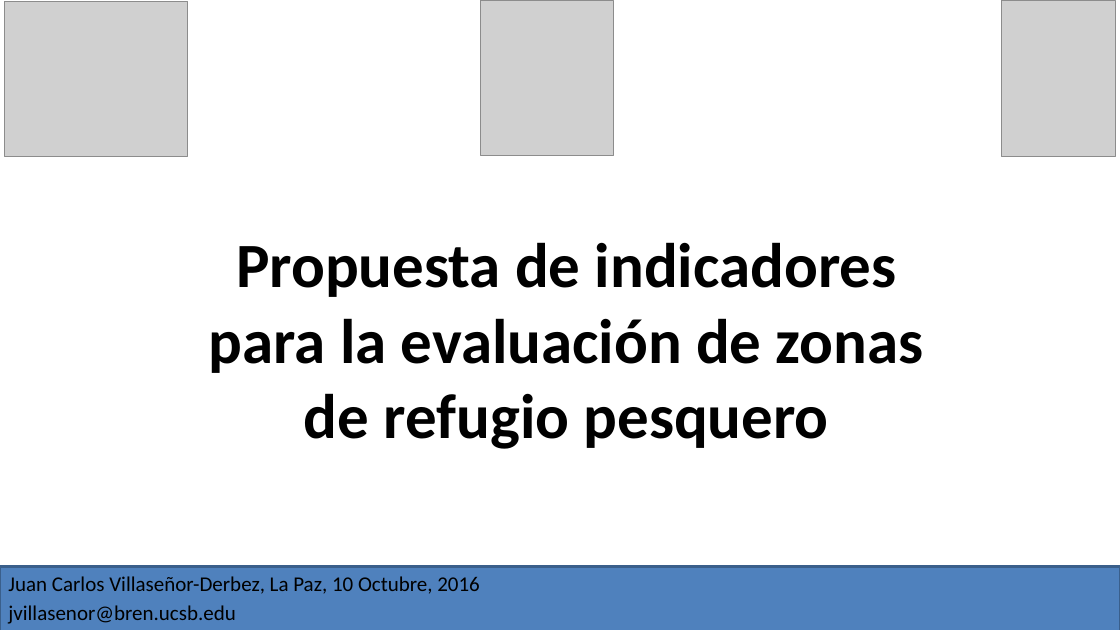
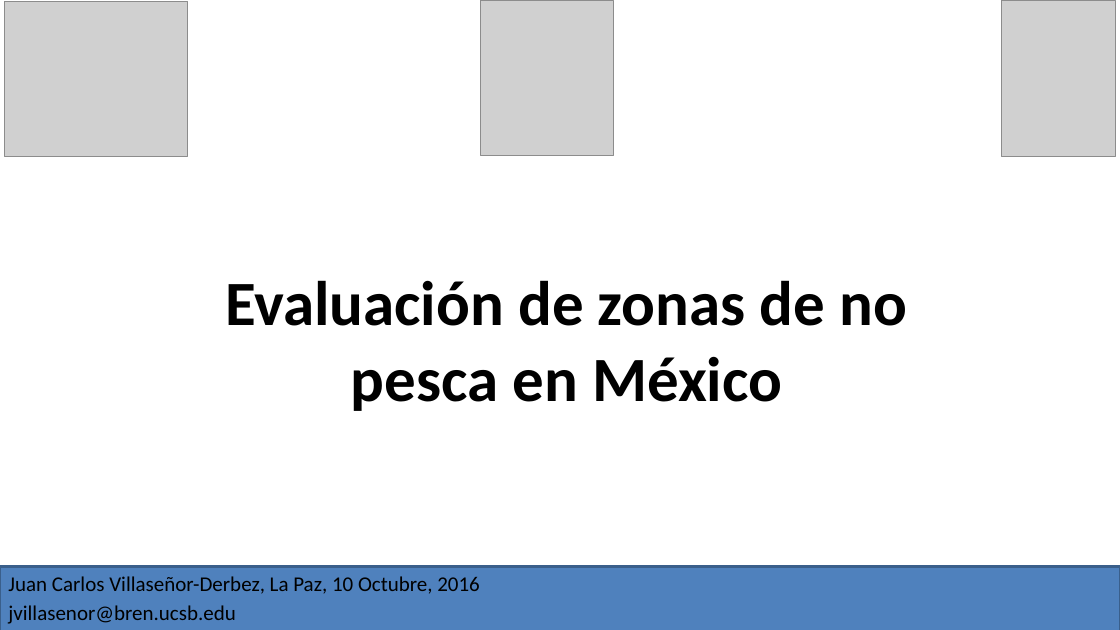
Before and after one commit to turfeffect/Docs, a slide deck: slide 1 of Presentations/Workshop in Mexico/Mexico Workshop.pptx. Drawn at 1120x630 pixels with LibreOffice and Linux fonts; fonts in the diff are those of the drawing; grey boxes stand for pictures. Boxes give left, top, right and bottom in pixels: in the first picture for what was removed or moved away, otherwise in the second. Text is boxed around its words. In the diff, an @@ line names an element or a change of style, - is before the commit and + after.

Commit message:
First draft of the presentation for El Rosario

```diff
--- a/Presentations/Workshop in Mexico/Mexico Workshop.pptx
+++ b/Presentations/Workshop in Mexico/Mexico Workshop.pptx
@@ title at <box>225,280,908,411</box>: text changed @@
-Propuesta de indicadores para la evaluación de zonas de refugio pesquero
+Evaluación de zonas de no pesca en México
```
Also in this commit, not shown: 1 other file.
